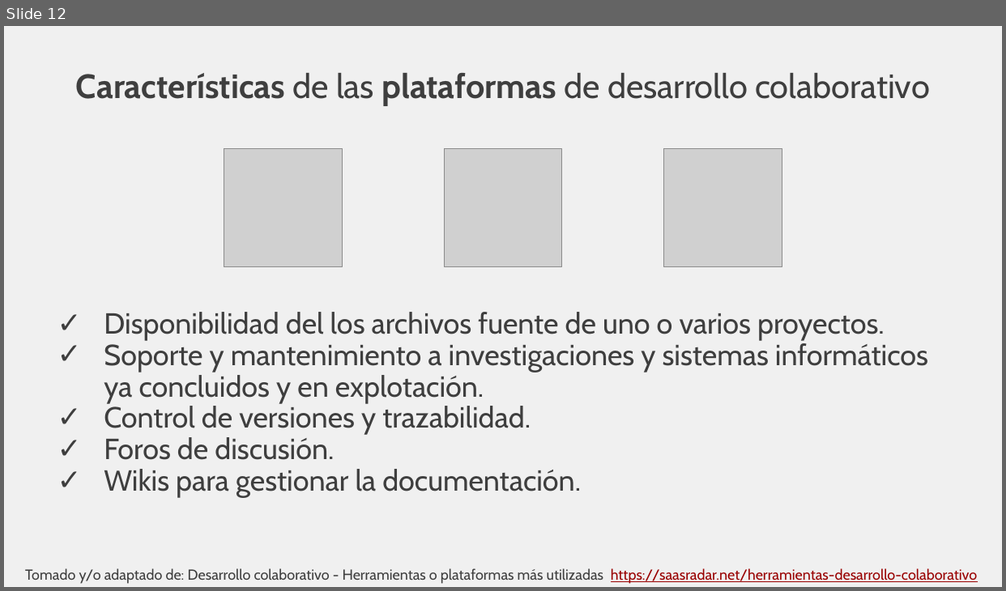
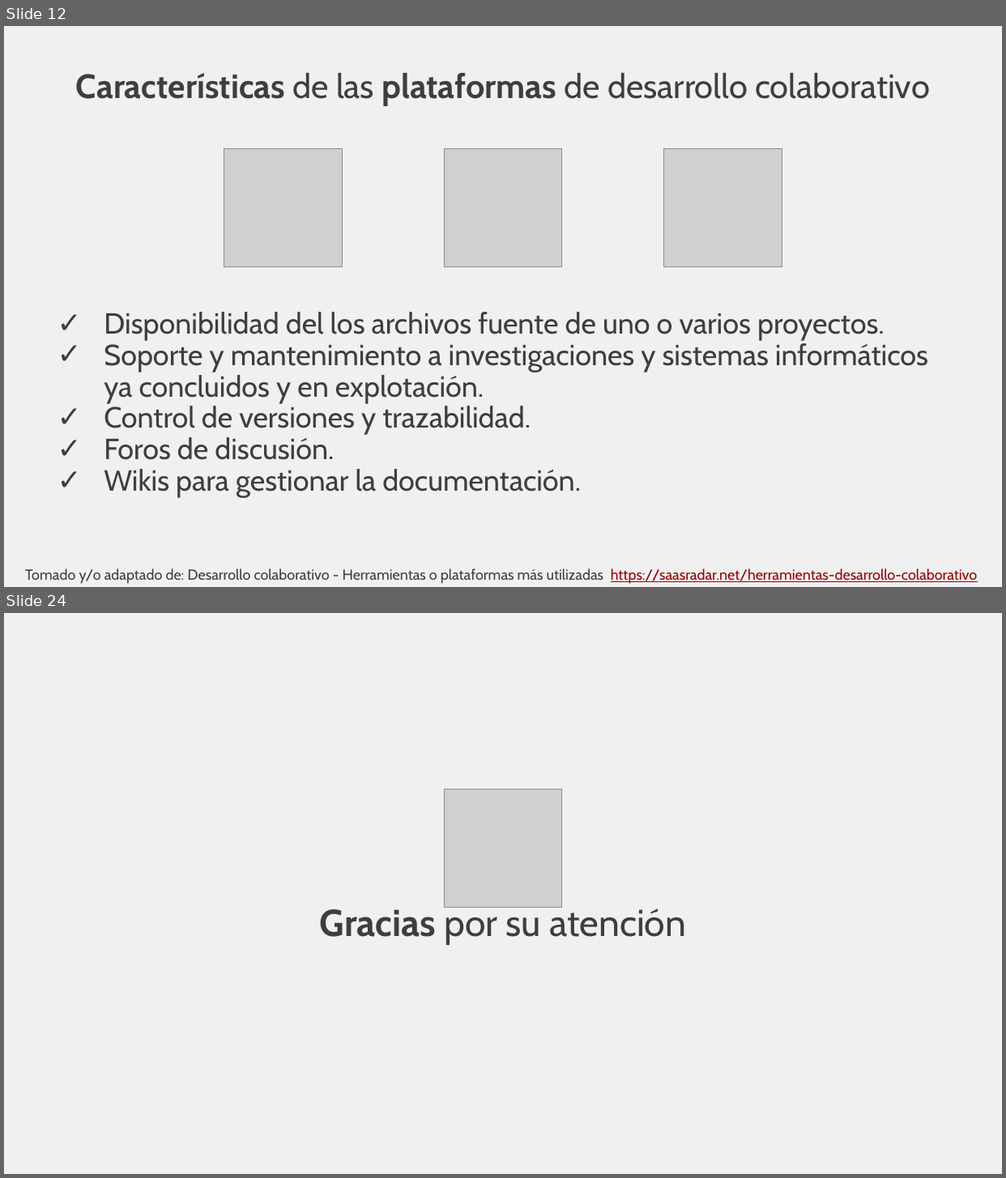
Before and after one commit to rcfdtools/R.TeachingResearchGuide, a slide deck: Section01/Section01.pptx. Shown one above the other, each under a label of ours: slide 12 before the commit, slides 12 and 24 after it; the slides between them are not shown. The pictures are 1006x591 and 1006x1178 pixels, drawn with LibreOffice and Linux fonts; fonts in the diff are those of the drawing; grey boxes stand for pictures. Boxes give left, top, right and bottom in pixels: in the first picture for what was removed or moved away, otherwise in the second. Text is boxed around its words. In the diff, an @@ line names an element or a change of style, - is before the commit and + after.

```diff
--- a/Section01/Section01.pptx
+++ b/Section01/Section01.pptx
@@ slide 24 added at (4,613,1002,1174), background #F0F0F0 @@
@@ picture added at (444,790,562,907) @@
@@ text added at (320,905,687,945), 36 pt, text #3E3E3E @@
+Gracias por su atención
```
Also in this commit, not shown: 1 slide changed, 10 other slides added, 1 slide removed, 2 other files.
